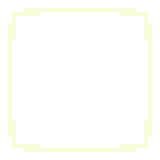
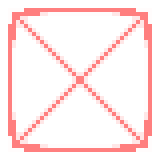
Layer changes from the first 160 × 160 image to the second:
showed "RedHighlight", painted on it over [8, 8, 152, 152]
hid "Highlight" over [8, 8, 152, 152]
